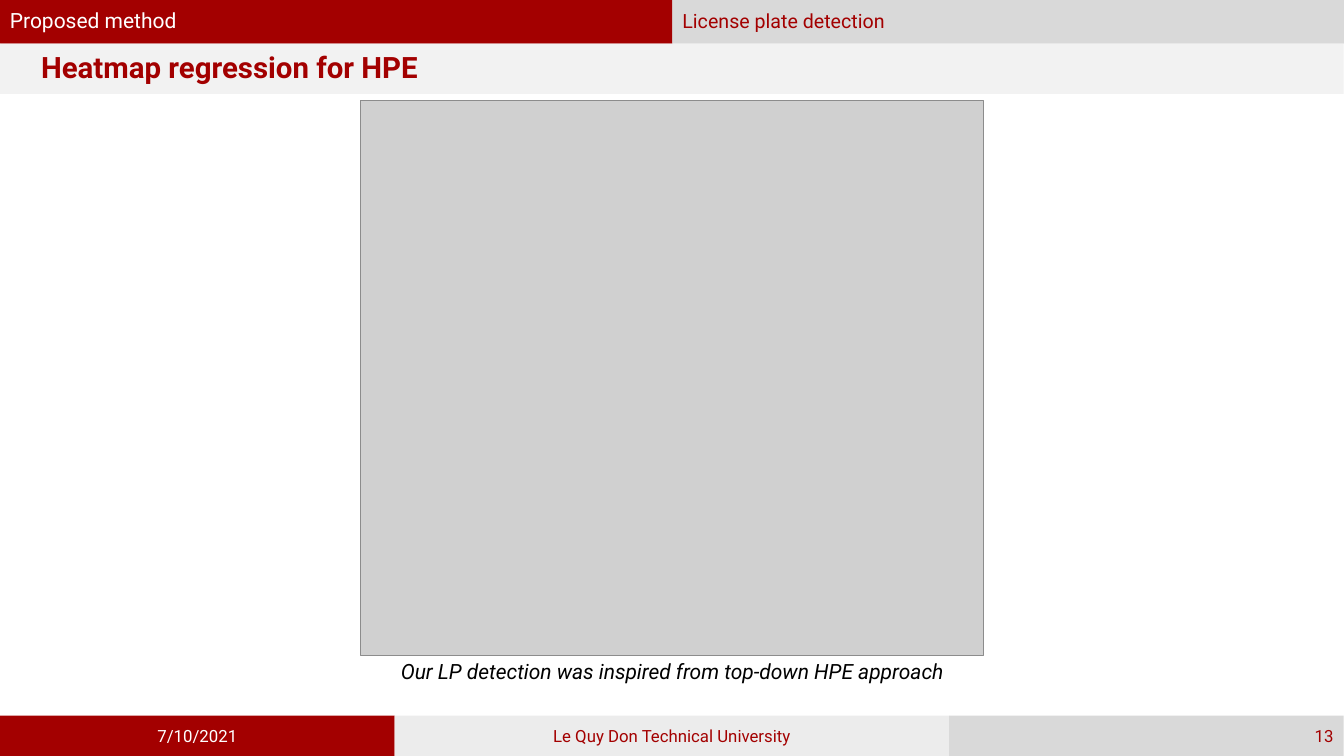
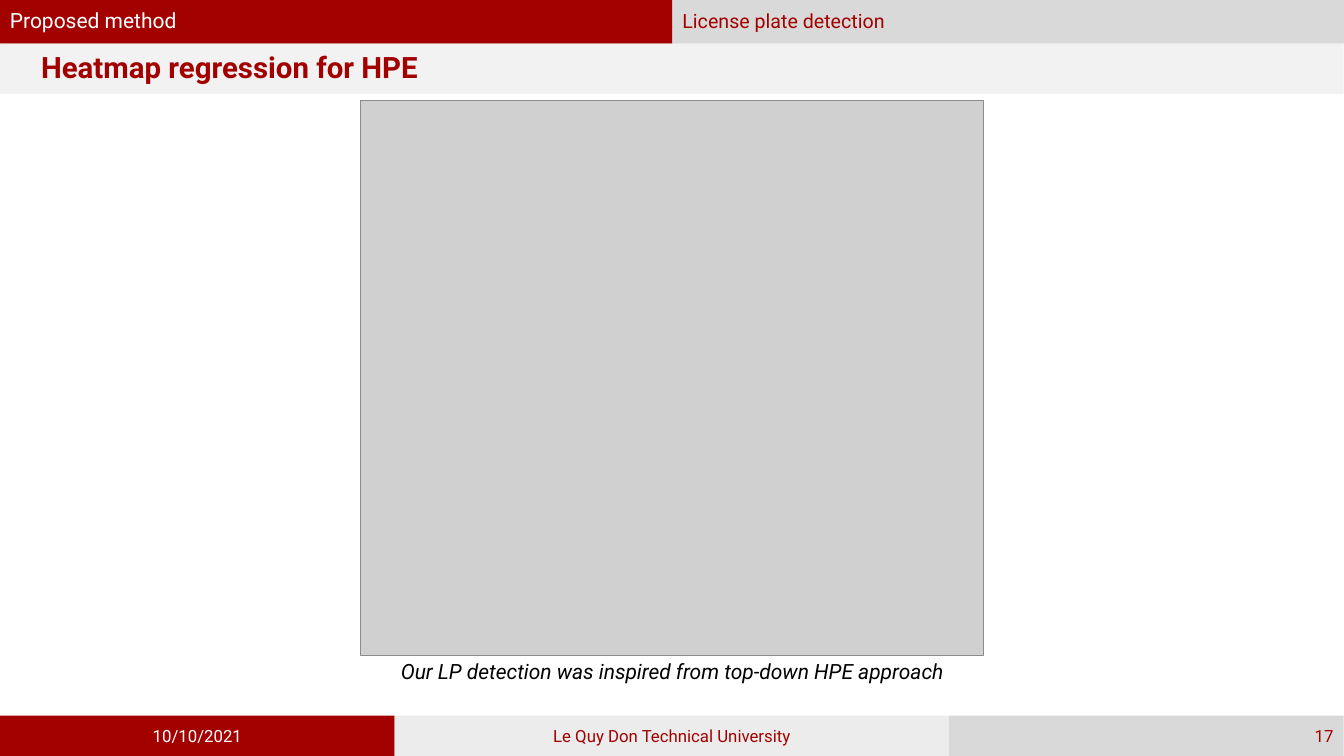
Before and after one commit to phamvandan/graduated-thesis-2021, a slide deck: slide 17 of my_template.pptx (slide 13 before the commit). Drawn at 1344x756 pixels with LibreOffice and Linux fonts; fonts in the diff are those of the drawing; grey boxes stand for pictures. Boxes give left, top, right and bottom in pixels: in the first picture for what was removed or moved away, otherwise in the second. Text is boxed around its words. In the diff, an @@ line names an element or a change of style, - is before the commit and + after.

```diff
--- a/my_template.pptx
+++ b/my_template.pptx
@@ text in rectangle at bbox=[153, 730, 242, 743]: text changed @@
-7/10/2021
+10/10/2021
@@ page number at bbox=[1315, 730, 1334, 742]: text changed @@
-13
+17
```
Also in this commit, not shown: 27 other slides changed, 6 slides added, 5 other files.
